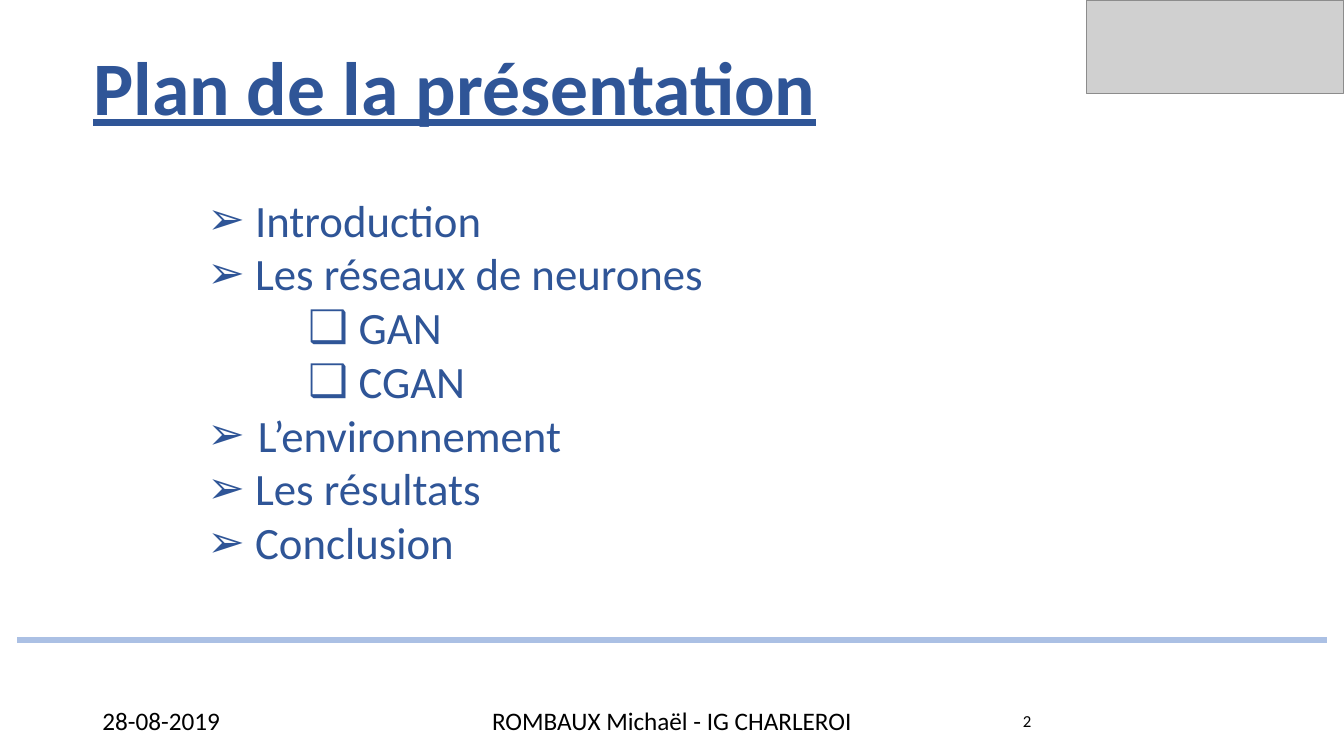
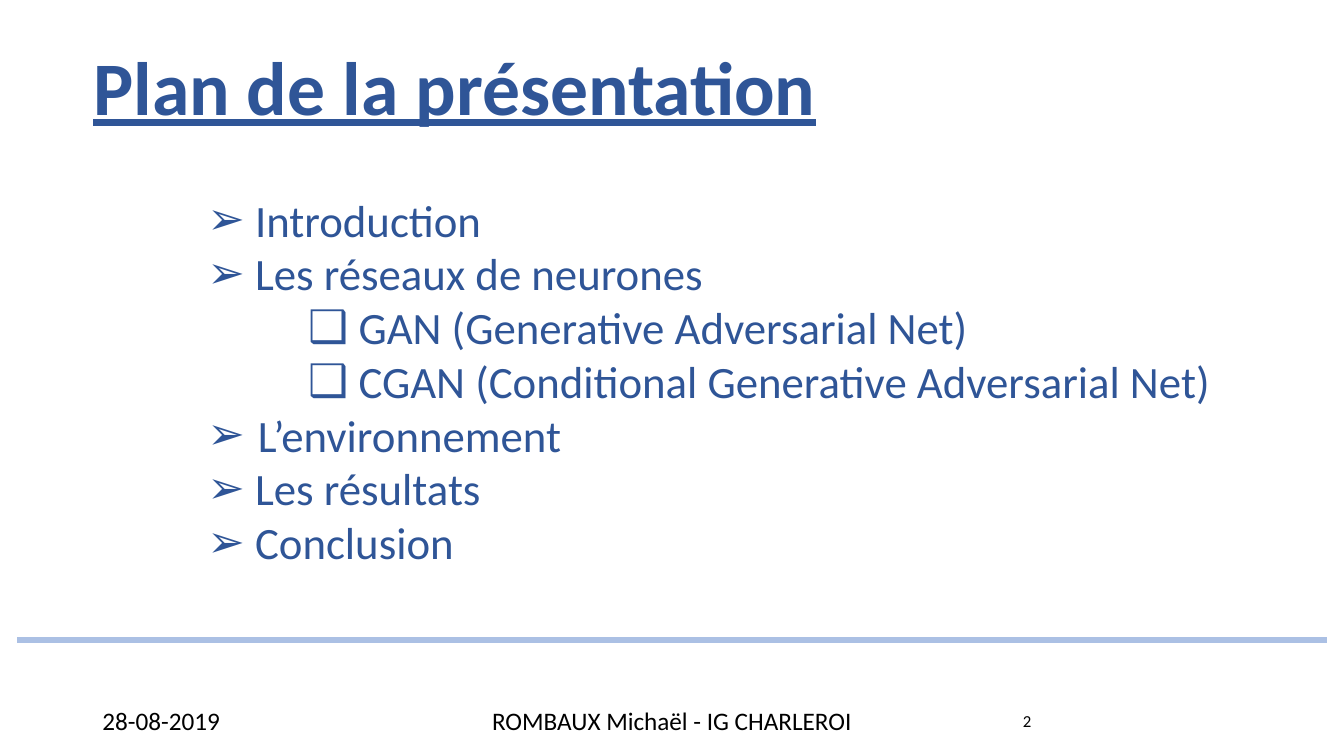
Before and after one commit to rombaux/PyTorch-GAN, a slide deck: slide 2 of assets/20190828_TFE.pptx. Drawn at 1344x756 pixels with LibreOffice and Linux fonts; fonts in the diff are those of the drawing; grey boxes stand for pictures; background and template pictures are left out. Boxes give left, top, right and bottom in pixels: in the first picture for what was removed or moved away, otherwise in the second. Text is boxed around its words. In the diff, an @@ line names an element or a change of style, - is before the commit and + after.

```diff
--- a/assets/20190828_TFE.pptx
+++ b/assets/20190828_TFE.pptx
@@ picture removed at bbox=[1087, 0, 1344, 94] @@
@@ text at bbox=[359, 311, 1210, 404]: text changed @@
-    ❑ GAN
-    ❑ CGAN
+    ❑ GAN (Generative Adversarial Net)
+    ❑ CGAN (Conditional Generative Adversarial Net)
```
Also in this commit, not shown: 14 other slides changed.
